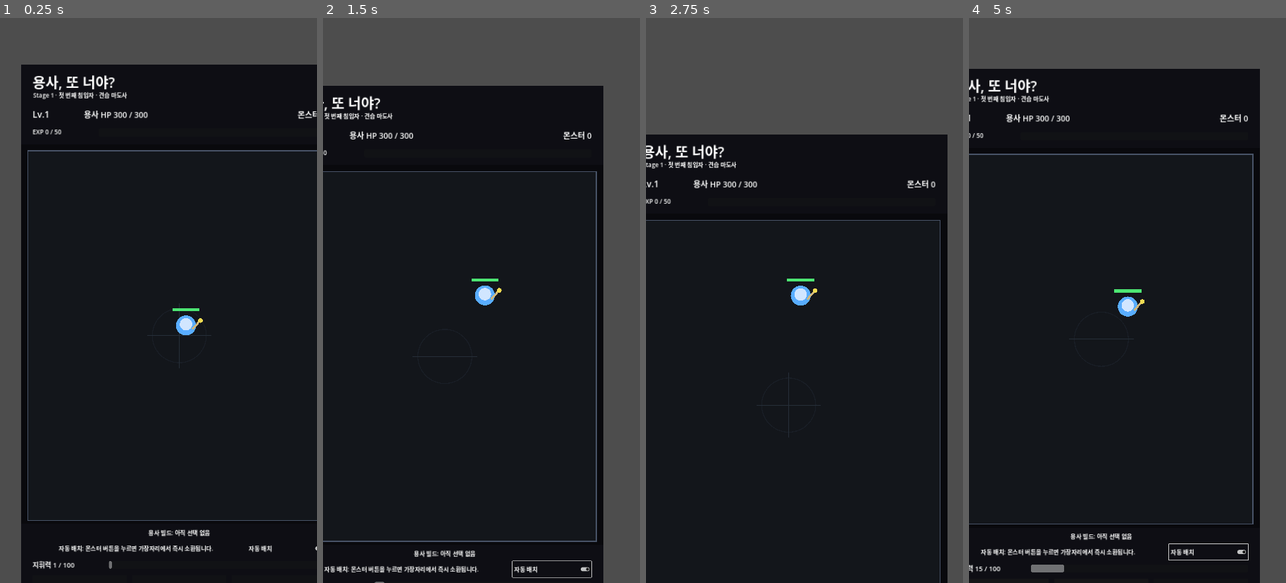
Above: before the commit, frames 1-4 (left to right).
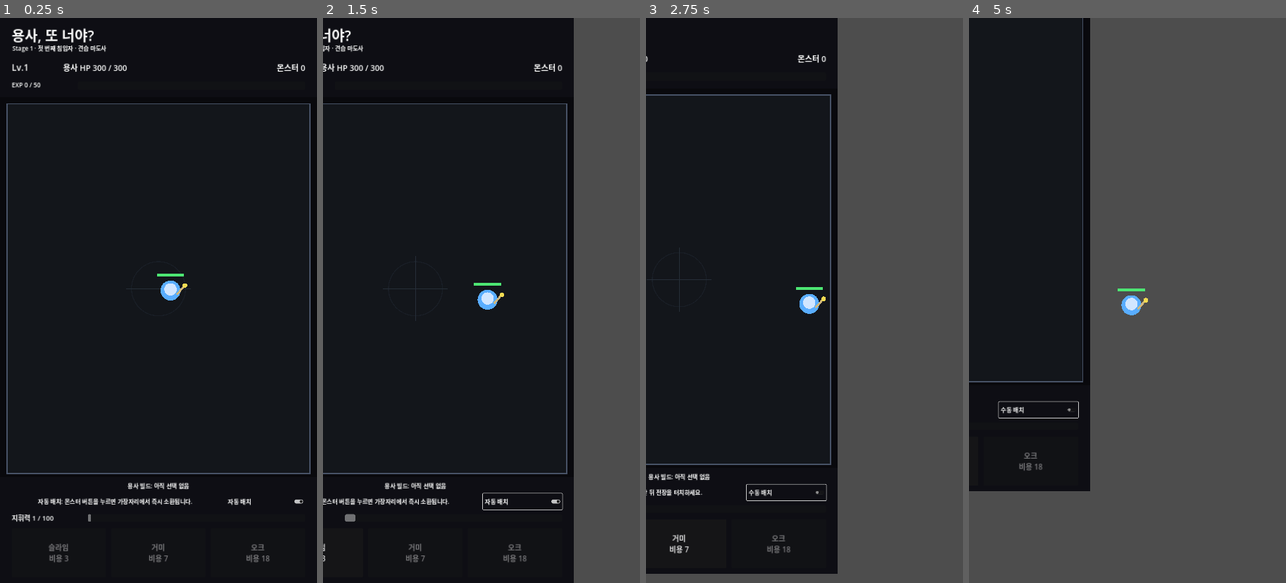
Above: after the commit, the same moments.

Repository: MinSung0732/Again-Hero-
Game: Godot game, scene res://src/main/Main.tscn
Two runs of this game, one before a commit and one after it. Both use one fixed random seed, a clock stepped at 60 frames per second and the inputs below.
Inputs (mouse positions are in pixels of both pictures, inside the frame that each line leads up to):
- Up to frame 1 (0.25 s): no input
- Up to frame 2 (1.5 s): click "자동 배치" at 0.5 s; click "수동 배치" at 1.25 s
- Up to frame 3 (2.75 s): click (820, 498) at 2 s, where only the run after the commit has a clickable "자동 배치"
- Up to frame 4 (5 s): click (1000, 543) at 2.75 s, where only the run after the commit has a clickable "거미 비용 7"; click (1086, 464) at 3.5 s, where only the run after the commit has a clickable "수동 배치"; click (1060, 436) at 4.25 s, where only the run after the commit has a clickable "자동 배치"

The runs differ from the first frame. In frame 1, 18% of the frame differs, in the area x 0-100%, y 0-100%; in frame 2, 21%; in frame 3, 43%; in frame 4, 59%, in the area x 0-92%, y 0-100%.

Commit message:
feat: make hero movement and camera respect finite stage map size

Diff:
--- a/src/hero/hero.gd
+++ b/src/hero/hero.gd
@@ -11,8 +11,6 @@
 const PROJECTILE_SCENE := preload("res://src/hero/HeroProjectile.tscn")
 
 const APPROACH_DISTANCE_RATIO := 0.86
-const FIELD_WIDTH := 1080.0
-const FIELD_HEIGHT := 1280.0
 const FIELD_MARGIN := 72.0
 const WANDER_REACHED_DISTANCE := 42.0
 const WANDER_MIN_TARGET_DISTANCE := 260.0
@@ -30,6 +28,8 @@
 var hero_id: String = "ranged_rookie"
 var hero_display_name: String = "견습 마도사"
 var hero_archetype: String = "ranged_kiter"
+
+var battlefield_size: Vector2 = Vector2(3200, 3200)
 
 var current_hp: int
 var level: int = 1
@@ -48,6 +48,8 @@
 var wander_target: Vector2 = Vector2.ZERO
 var wander_timer: float = 0.0
 
+@onready var follow_camera: Camera2D = $Camera2D
+
 func configure_profile(profile: Dictionary) -> void:
 	if profile.is_empty():
 		return
@@ -66,8 +68,15 @@
 	ai_sense_radius = float(profile.get("ai_sense_radius", ai_sense_radius))
 	kite_distance = float(profile.get("kite_distance", kite_distance))
 
+func configure_battlefield(size: Vector2) -> void:
+	battlefield_size = Vector2(
+		maxf(size.x, 1080.0),
+		maxf(size.y, 1920.0)
+	)
+
 func _ready() -> void:
 	add_to_group("hero")
+	_apply_camera_limits()
 	current_hp = max_hp
 	exp_to_next_level = _required_exp_for_level(level)
 	strafe_sign = -1.0 if randf() < 0.5 else 1.0
@@ -116,6 +125,17 @@
 	if distance <= attack_range and attack_timer <= 0.0:
 		_fire_projectile(target)
 
+func _apply_camera_limits() -> void:
+	if not is_instance_valid(follow_camera):
+		return
+
+	follow_camera.limit_left = 0
+	follow_camera.limit_top = 0
+	follow_camera.limit_right = int(battlefield_size.x)
+	follow_camera.limit_bottom = int(battlefield_size.y)
+	follow_camera.position_smoothing_enabled = true
+	follow_camera.position_smoothing_speed = 7.0
+
 func _move_without_monsters() -> void:
 	if wander_timer <= 0.0 or position.distance_to(wander_target) <= WANDER_REACHED_DISTANCE:
 		_pick_new_wander_target()
@@ -126,12 +146,12 @@
 	_clamp_to_battlefield()
 
 func _pick_new_wander_target() -> void:
-	var candidate := Vector2(FIELD_WIDTH * 0.5, FIELD_HEIGHT * 0.5)
+	var candidate := Vector2(battlefield_size.x * 0.5, battlefield_size.y * 0.5)
 
 	for _attempt in range(6):
 		candidate = Vector2(
-			randf_range(FIELD_MARGIN, FIELD_WIDTH - FIELD_MARGIN),
-			randf_range(FIELD_MARGIN, FIELD_HEIGHT - FIELD_MARGIN)
+			randf_range(FIELD_MARGIN, battlefield_size.x - FIELD_MARGIN),
+			randf_range(FIELD_MARGIN, battlefield_size.y - FIELD_MARGIN)
 		)
 		if position.distance_to(candidate) >= WANDER_MIN_TARGET_DISTANCE:
 			break
@@ -171,13 +191,13 @@
 	var clamped_position := position
 	var hit_edge := false
 
-	if clamped_position.x < FIELD_MARGIN or clamped_position.x > FIELD_WIDTH - FIELD_MARGIN:
+	if clamped_position.x < FIELD_MARGIN or clamped_position.x > battlefield_size.x - FIELD_MARGIN:
 		hit_edge = true
-	if clamped_position.y < FIELD_MARGIN or clamped_position.y > FIELD_HEIGHT - FIELD_MARGIN:
+	if clamped_position.y < FIELD_MARGIN or clamped_position.y > battlefield_size.y - FIELD_MARGIN:
 		hit_edge = true
 
-	clamped_position.x = clampf(clamped_position.x, FIELD_MARGIN, FIELD_WIDTH - FIELD_MARGIN)
-	clamped_position.y = clampf(clamped_position.y, FIELD_MARGIN, FIELD_HEIGHT - FIELD_MARGIN)
+	clamped_position.x = clampf(clamped_position.x, FIELD_MARGIN, battlefield_size.x - FIELD_MARGIN)
+	clamped_position.y = clampf(clamped_position.y, FIELD_MARGIN, battlefield_size.y - FIELD_MARGIN)
 	position = clamped_position
 
 	if hit_edge:
